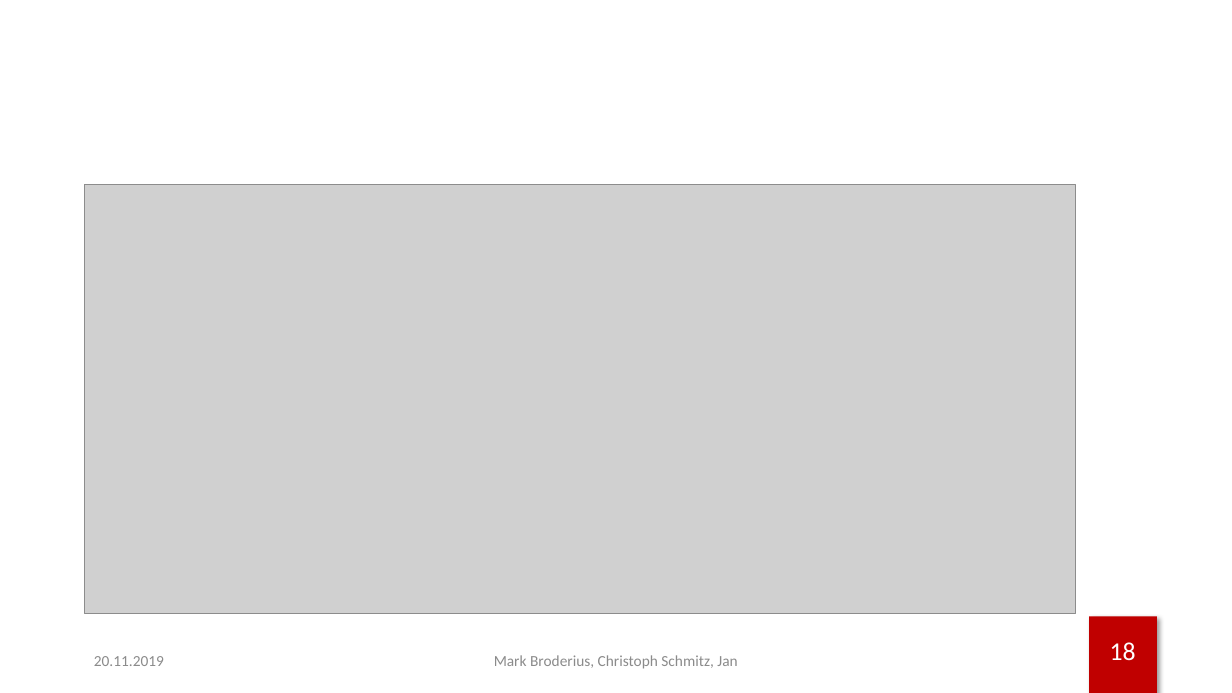
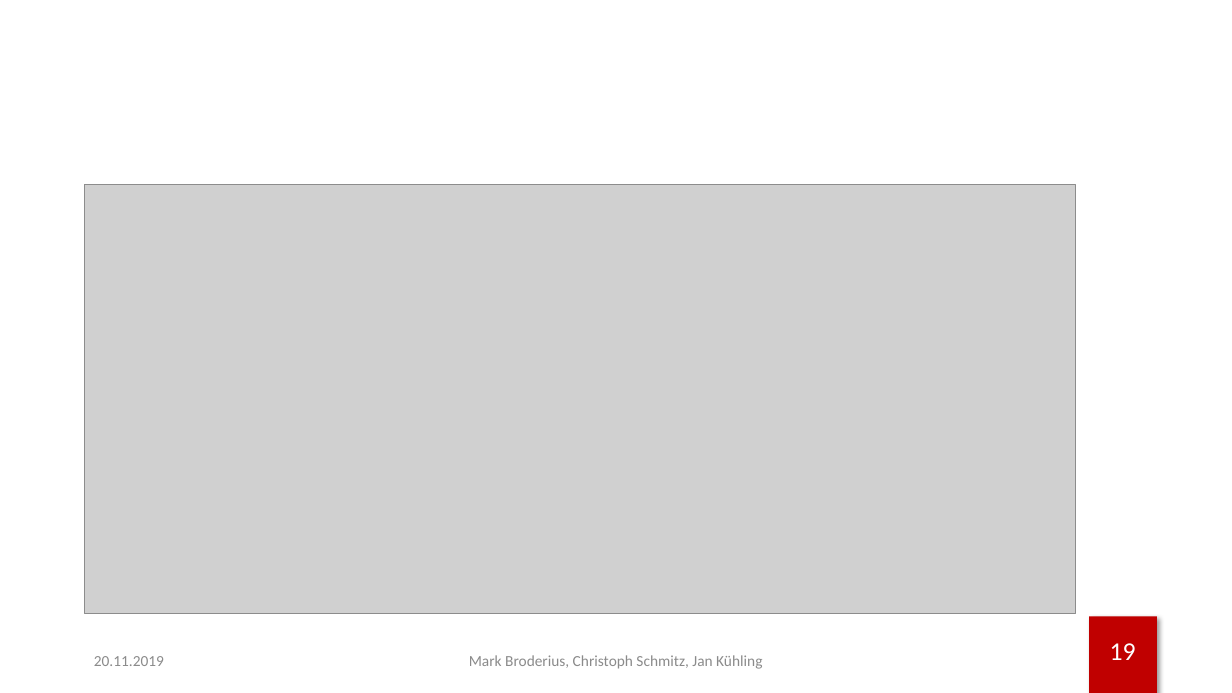
Before and after one commit to brodermar/wwm, a slide deck: slide 20 of documentation/wwmp.pptx (slide 19 before the commit). Drawn at 1232x693 pixels with LibreOffice and Linux fonts; fonts in the diff are those of the drawing; grey boxes stand for pictures; background and template pictures are left out. Boxes give left, top, right and bottom in pixels: in the first picture for what was removed or moved away, otherwise in the second. Text is boxed around its words. In the diff, an @@ line names an element or a change of style, - is before the commit and + after.

```diff
--- a/documentation/wwmp.pptx
+++ b/documentation/wwmp.pptx
@@ text at [469, 655, 762, 669]: text changed @@
-Mark Broderius, Christoph Schmitz, Jan
+Mark Broderius, Christoph Schmitz, Jan Kühling
@@ page number at [1110, 643, 1136, 660]: text changed @@
-18
+19
```
Also in this commit, not shown: 20 other slides changed, 1 slide added.
